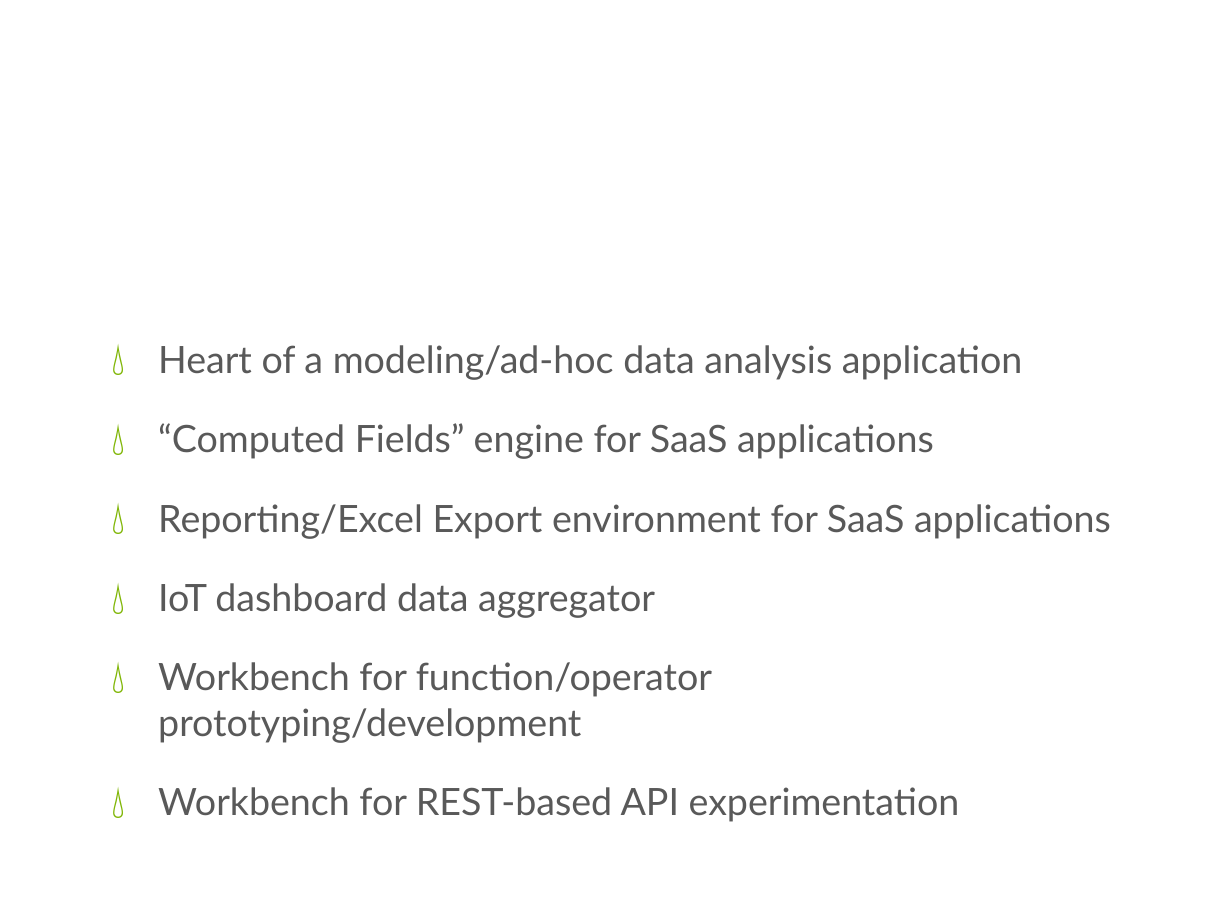
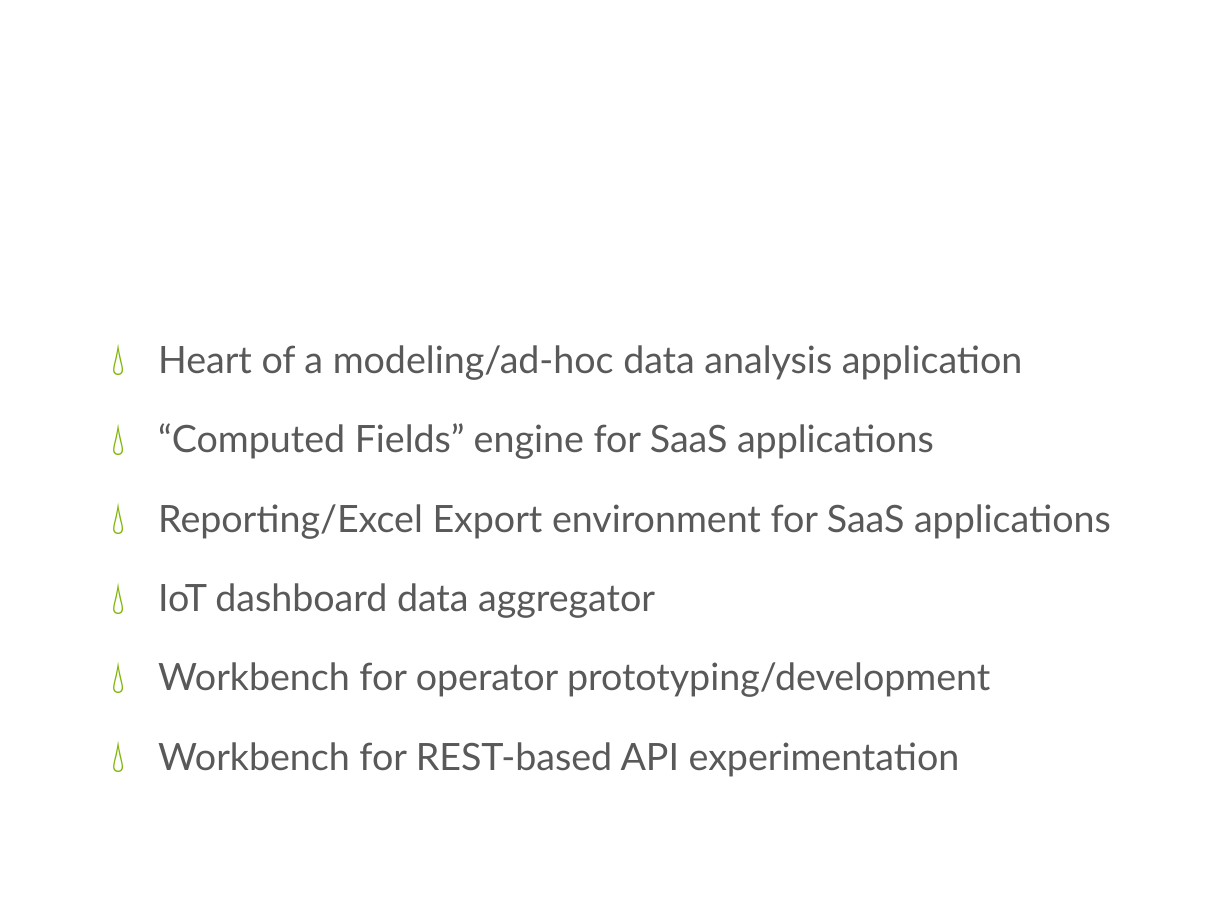
Before and after one commit to cdswindell/tms, a slide deck: slide 7 of doc/TMS Overview.pptx (slide 8 before the commit). Drawn at 1232x924 pixels with LibreOffice and Linux fonts; fonts in the diff are those of the drawing; background and template pictures are left out. Boxes give left, top, right and bottom in pixels: in the first picture for what was removed or moved away, otherwise in the second. Text is boxed around its words. In the diff, an @@ line names an element or a change of style, - is before the commit and + after.

```diff
--- a/doc/TMS Overview.pptx
+++ b/doc/TMS Overview.pptx
@@ text at <box>158,662,990,697</box>: text changed @@
-💧 Workbench for function/operator prototyping/development
+💧 Workbench for operator prototyping/development
```
Also in this commit, not shown: 5 other slides changed, 2 other files.
